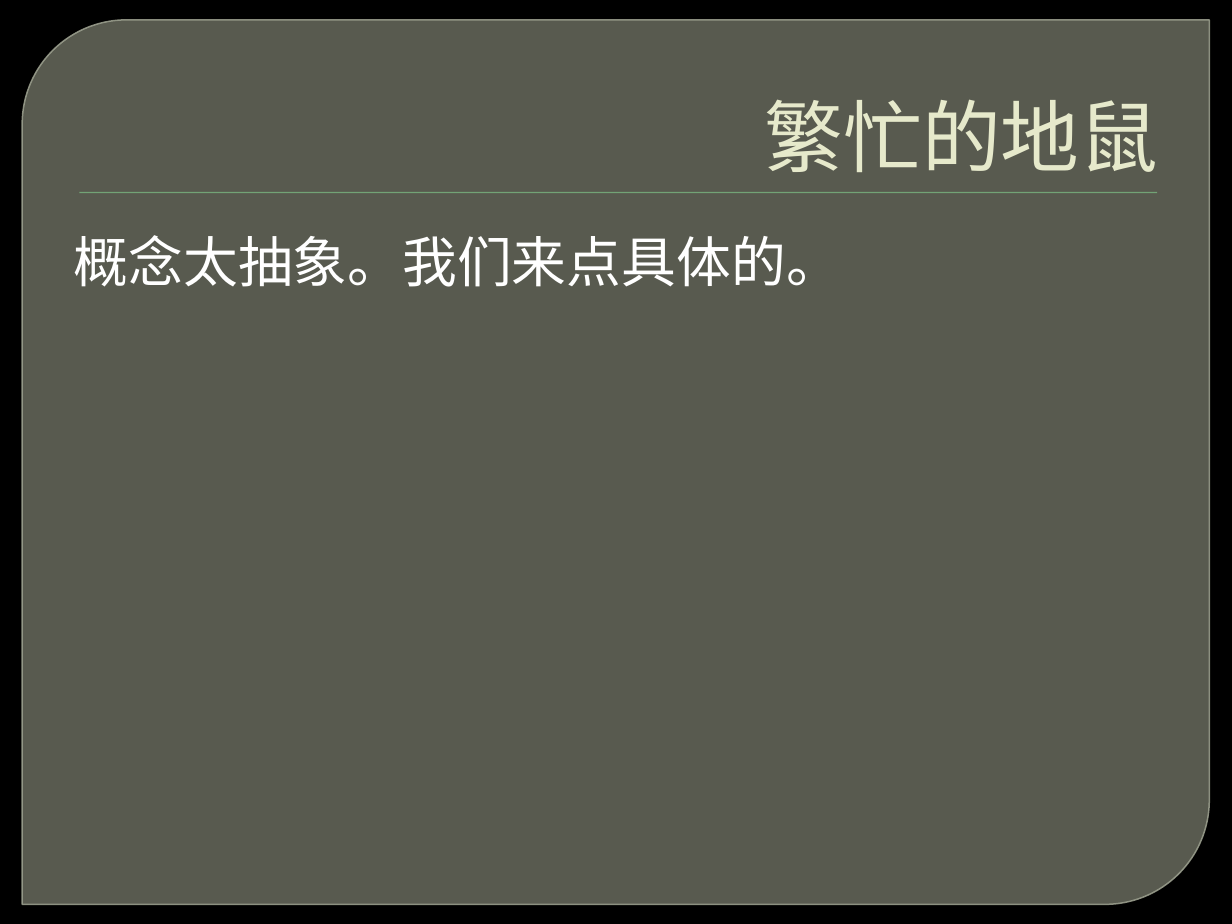
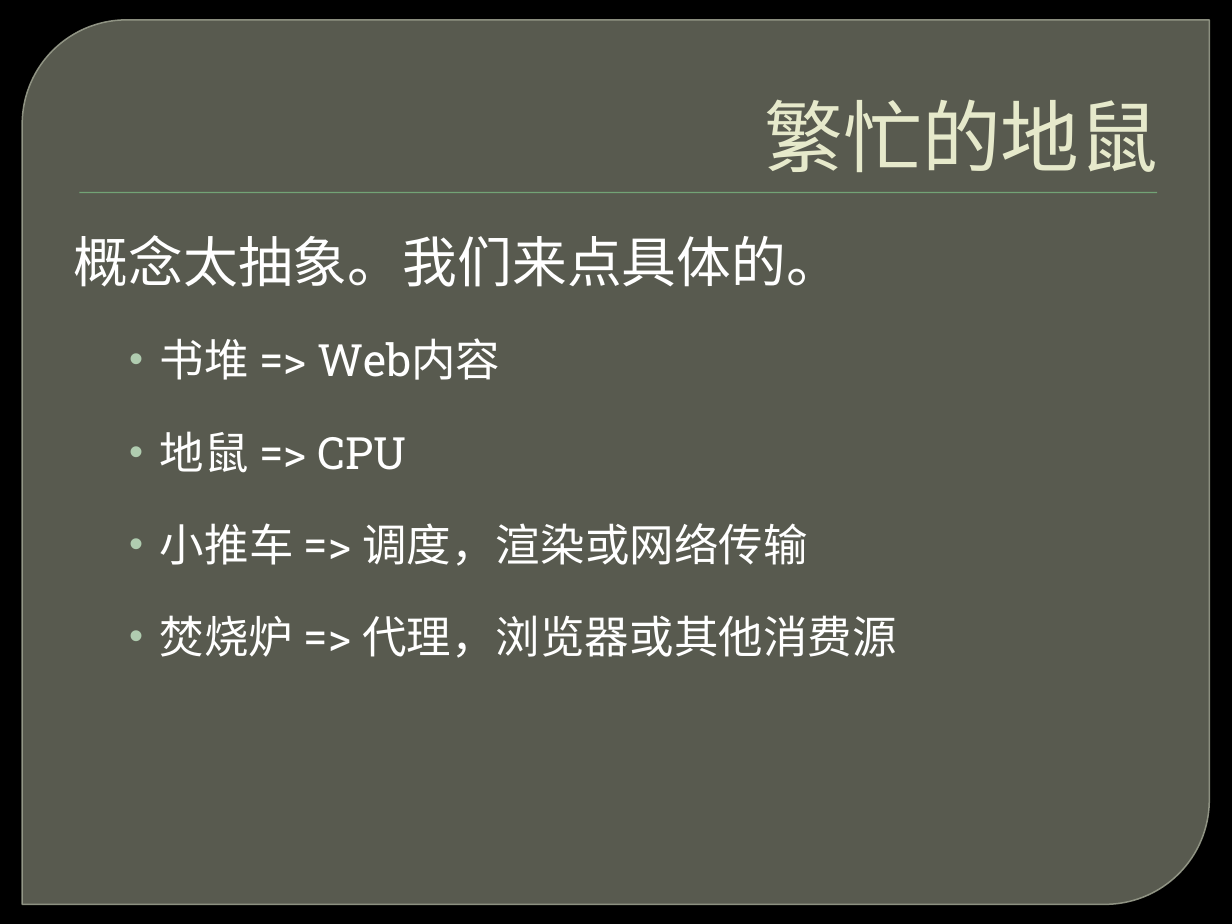
Before and after one commit to ghj1976/lecture, a slide deck: slide 15 of 并发不等于并行/并发不等于并行.pptx. Drawn at 1232x924 pixels with LibreOffice and Linux fonts; fonts in the diff are those of the drawing; background and template pictures are left out. Boxes give left, top, right and bottom in pixels: in the first picture for what was removed or moved away, otherwise in the second. Text is boxed around its words. In the diff, an @@ line names an element or a change of style, - is before the commit and + after.

Commit message:
注释并发ppt内容

```diff
--- a/并发不等于并行/并发不等于并行.pptx
+++ b/并发不等于并行/并发不等于并行.pptx
@@ text at (x1=160, y1=338, x2=897, y2=658): paragraphs added @@
+  • 书堆 => Web内容
+  • 地鼠 => CPU
+  • 小推车 => 调度，渲染或网络传输
+  • 焚烧炉 => 代理，浏览器或其他消费源
```
Also in this commit, not shown: 10 other slides changed.
